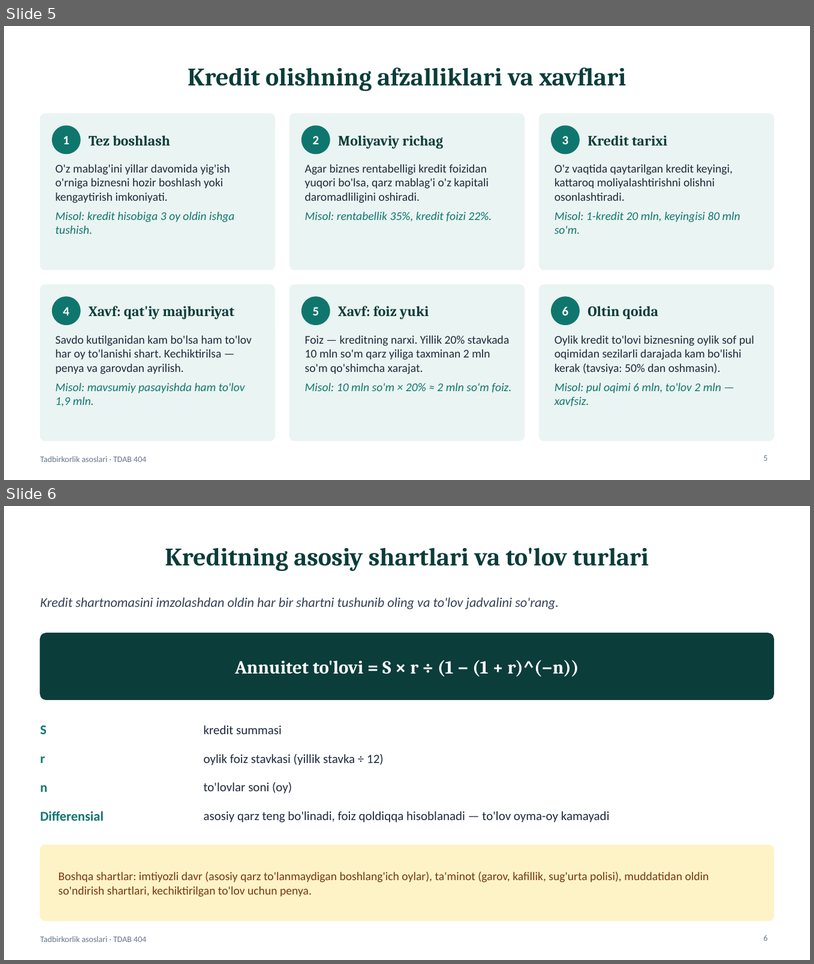
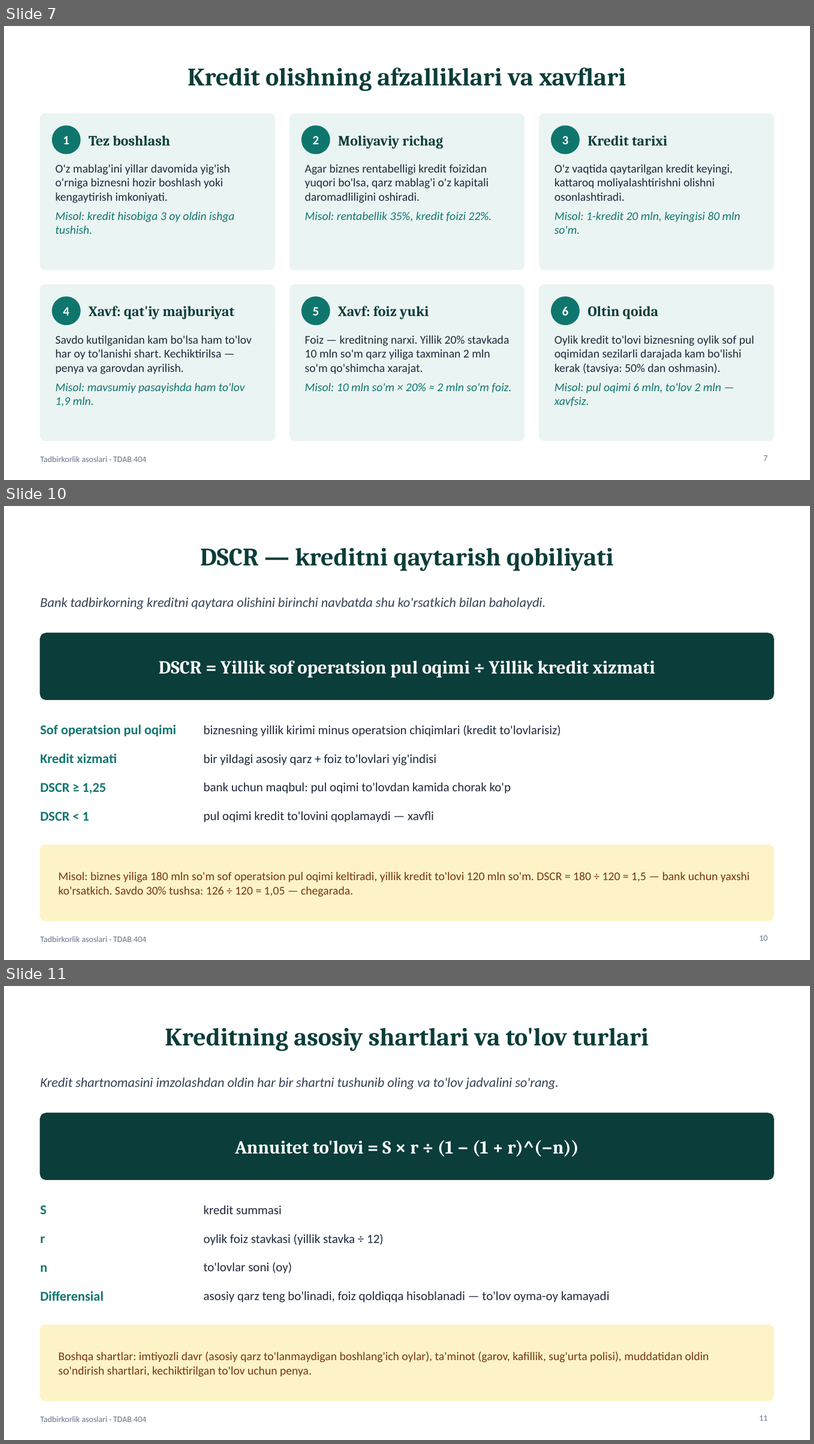
Before and after one commit to Ulugbek3989/tad, a slide deck: public/resources/taqdimotlar/M03-taqdimot.pptx. Shown one above the other, each under a label of ours: slides 5 and 6 before the commit, slides 7, 10 and 11 after it; the slides between them are not shown. The pictures are 814x964 and 814x1444 pixels, drawn with LibreOffice and Linux fonts; fonts in the diff are those of the drawing. Boxes give left, top, right and bottom in pixels: in the first picture for what was removed or moved away, otherwise in the second. Text is boxed around its words. In the diff, an @@ line names an element or a change of style, - is before the commit and + after.

```diff
--- a/public/resources/taqdimotlar/M03-taqdimot.pptx
+++ b/public/resources/taqdimotlar/M03-taqdimot.pptx
@@ slide 10 added at <box>4,506,810,960</box>, background #FFFFFF; not listed: 1 template element that a slide beside it also shows @@
@@ title added at <box>200,548,614,571</box>, 30 pt, text #0B3D3A, bold @@
+DSCR — kreditni qaytarish qobiliyati
@@ text added at <box>40,597,546,609</box>, 16 pt, text #334155, italic @@
+Bank tadbirkorning kreditni qaytara olishini birinchi navbatda shu ko'rsatkich bilan baholaydi.
@@ rounded rectangle added at <box>40,633,774,700</box>, fill #0B3D3A, outline #0B3D3A 1 pt @@
@@ text added at <box>159,660,656,678</box>, 22 pt, text #FFFFFF, bold @@
+DSCR = Yillik sof operatsion pul oqimi ÷ Yillik kredit xizmati
@@ text added at <box>40,724,176,736</box>, 16 pt, text #0F766E, bold @@
+Sof operatsion pul oqimi
@@ text added at <box>204,725,561,736</box>, 15 pt, text #1E293B @@
+biznesning yillik kirimi minus operatsion chiqimlari (kredit to'lovlarisiz)
@@ text added at <box>40,753,117,763</box>, 16 pt, text #0F766E, bold @@
+Kredit xizmati
@@ text added at <box>204,754,437,765</box>, 15 pt, text #1E293B @@
+bir yildagi asosiy qarz + foiz to'lovlari yig'indisi
@@ text added at <box>40,783,107,793</box>, 16 pt, text #0F766E, bold @@
+DSCR ≥ 1,25
@@ text added at <box>204,782,512,793</box>, 15 pt, text #1E293B @@
+bank uchun maqbul: pul oqimi to'lovdan kamida chorak ko'p
@@ text added at <box>40,811,89,820</box>, 16 pt, text #0F766E, bold @@
+DSCR < 1
@@ text added at <box>204,811,434,822</box>, 15 pt, text #1E293B @@
+pul oqimi kredit to'lovini qoplamaydi — xavfli
@@ rounded rectangle added at <box>40,845,774,921</box>, fill #FEF3C7, outline #FEF3C7 1 pt @@
@@ text added at <box>59,871,750,897</box>, 14 pt, text #78350F @@
+Misol: biznes yiliga 180 mln so'm sof operatsion pul oqimi keltiradi, yillik kredit to'lovi 120 mln so'm. DSCR = 180 ÷ 120 = 1,5 — bank uchun yaxshi ko'rsatkich. Savdo 30% tushsa: 126 ÷ 120 = 1,05 — chegarada.
@@ page number added at <box>759,935,768,940</box>, 10 pt, text #64748B @@
+10
@@ what was slide 5 is now slide 7 @@
@@ page number at <box>764,455,768,460</box>: text changed @@
-5
+7
@@ what was slide 6 is now slide 11 @@
@@ page number at <box>759,1415,768,1420</box>: text changed @@
-6
+11
```
Also in this commit, not shown: 2 slides changed, 11 other slides added, 41 other files.
